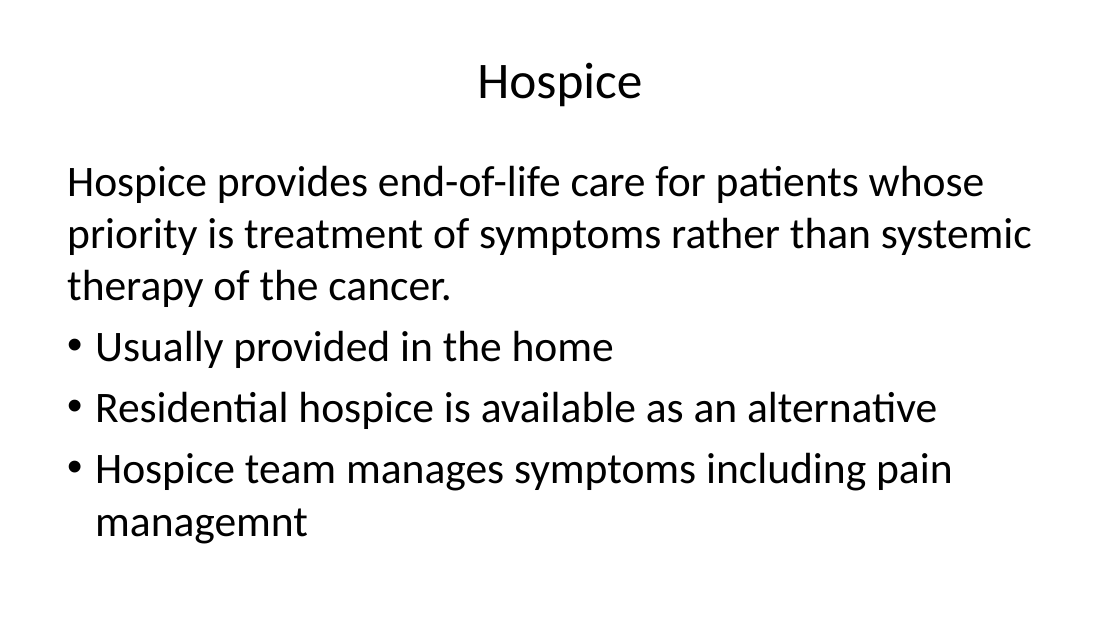
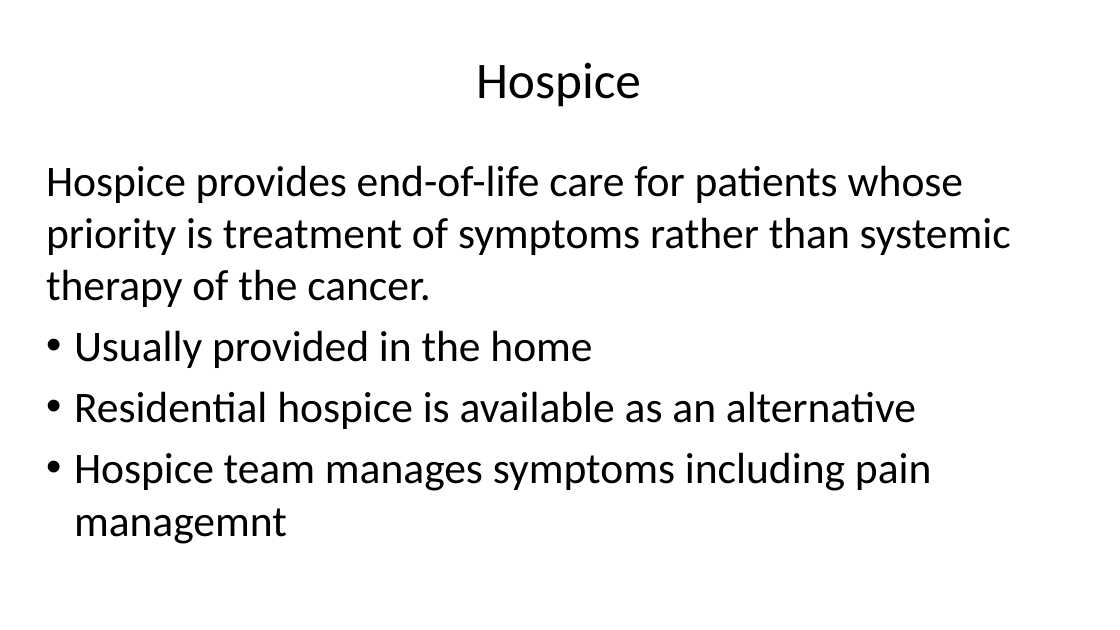
Before and after one commit to jcsalo/patient_education, a slide deck: slide 26 of lci_esom1.pptx. Drawn at 1120x630 pixels with LibreOffice and Linux fonts; fonts in the diff are those of the drawing. Boxes give left, top, right and bottom in pixels: in the first picture for what was removed or moved away, otherwise in the second. Text is boxed around its words. In the diff, an @@ line names an element or a change of style, - is before the commit and + after.

```diff
--- a/lci_esom1.pptx
+++ b/lci_esom1.pptx
@@ text "Hospice provides end-of-life care for ...": place and size @@
-text "Hospice provides end-of-life care for ..." at <box>67,165,1032,544</box>
+text "Hospice provides end-of-life care for ..." at <box>46,165,1011,544</box>
```
Also in this commit, not shown: 24 other slides changed, 43 other files.
